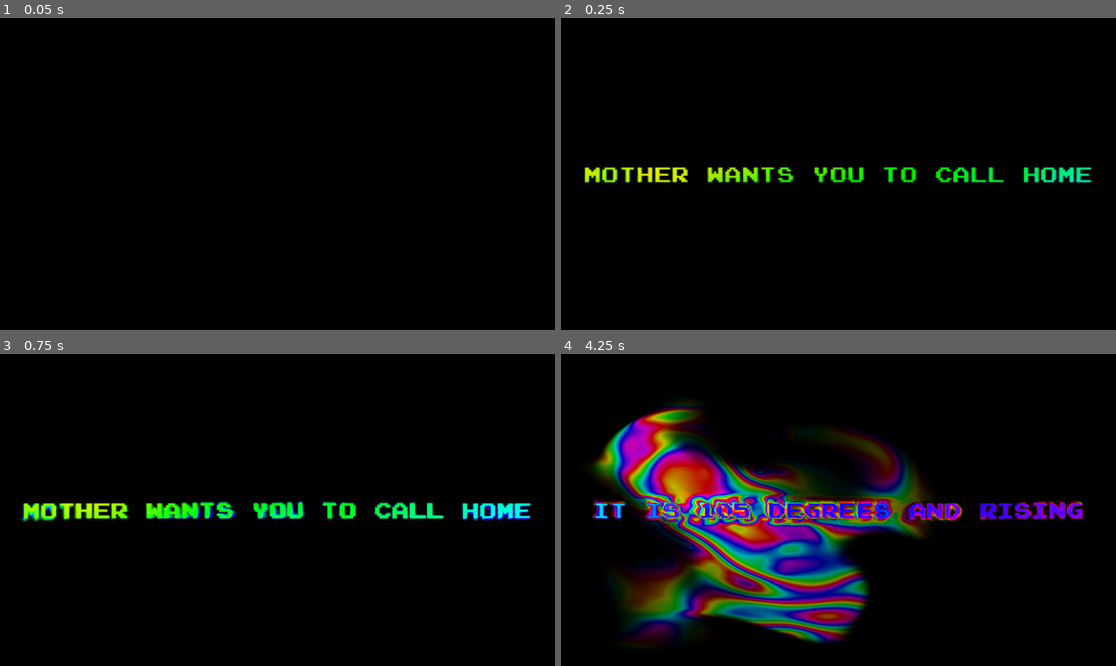
Above: before the commit, frames 1-4 (two rows, left to right).
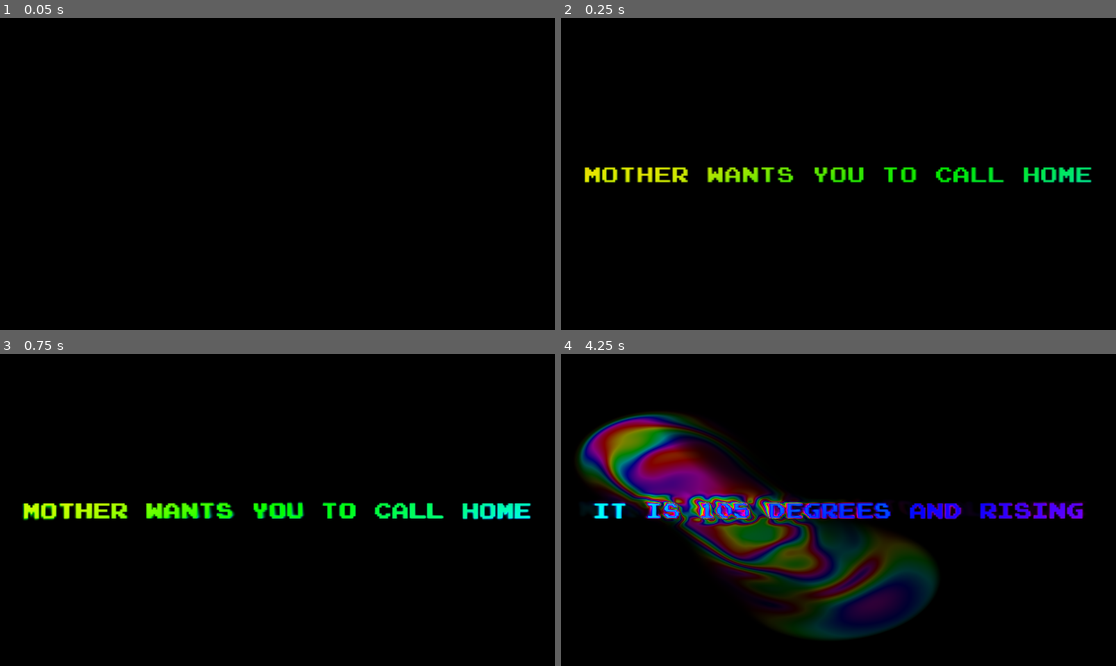
Above: after the commit, the same moments.

Repository: jake-schlaerth/audio-poc
Game: Godot game, scene res://fluid/fluid_sim.tscn
The game is run twice, just before and just after one commit, with the same random seed, the same clock (stepped at 60 frames per second) and the same inputs.
Inputs (mouse positions are in pixels of both pictures, inside the frame that each line leads up to):
- Up to frame 1 (0.05 s): no input
- Up to frame 2 (0.25 s): no input
- Up to frame 3 (0.75 s): move the mouse to (399, 494) at 0.52 s; click (399, 494) at 0.67 s
- Up to frame 4 (4.25 s): tap Space at 0.77, 3.77 s; drag from (727, 525) to (810, 572) at 1.27 s; move the mouse to (894, 441) at 2.02 s; click (894, 441) at 2.17 s; drag from (810, 572) to (672, 463) at 2.77 s; move the mouse to (1005, 556) at 3.52 s; click (1005, 556) at 3.67 s

Frame 1 is identical in both runs. In frame 2, 0.6% of the frame differs, in the area x 4-96%, y 47-53%; in frame 3, 2.3%; in frame 4, 32%, in the area x 3-95%, y 15-93%.

Commit message:
Don't clear the field on phrase change; let old ink dissipate
Reverts the transition clear pulse. On a phrase change the old dye is
just left to fade at the normal dissipation rate while the new phrase
writes in over it. A short u_text_settle instead damps velocity across
the field for ~0.6s so the outgoing phrase's accumulated stir energy
bleeds off and it settles in place rather than billowing (dye is not
touched). Faster dissipation (0.9955 -> 0.989, letters stay pinned by
maintenance injection regardless) and lighter stir (0.03 -> 0.02) keep
shed dye reined in around the letters.

Co-Authored-By: Claude Sonnet 5 <noreply@anthropic.com>
Claude-Session: https://claude.ai/code/session_01LC5ZjmL3oh1QydLG7YGKHK

Diff:
--- a/fluid/fluid_sim.gd
+++ b/fluid/fluid_sim.gd
@@ -34,7 +34,7 @@
 @export_range(0.0001, 4.0) var viscosity: float = 1.2
 @export_range(0.0, 5.0) var vorticity: float = 0.5
 ## Dye retention per step (1.0 = never fades).
-@export_range(0.9, 1.0, 0.0005) var dissipation: float = 0.9955
+@export_range(0.9, 1.0, 0.0005) var dissipation: float = 0.989
 @export_range(0.0, 0.25) var dye_diffuse: float = 0.0025
 @export_range(0.0, 1.0) var ambient_flow: float = 0.0
 @export_range(0.5, 12.0) var ambient_scale: float = 3.0
@@ -74,9 +74,9 @@
 @export_range(0.0, 1.0) var text_ink_strength: float = 0.25
 @export_range(0.0, 1.0) var text_ink_maintain: float = 0.12
 @export_range(0.0, 4.0) var text_ink_fade_in: float = 0.5
-@export_range(0.0, 3.0) var text_ink_transition: float = 0.7
-@export_range(0.0, 1.0) var text_ink_calm: float = 0.92
-@export_range(0.0, 0.3) var text_ink_stir: float = 0.04
+@export_range(0.0, 2.0) var text_ink_settle: float = 0.6
+@export_range(0.0, 1.0) var text_ink_calm: float = 0.95
+@export_range(0.0, 0.3) var text_ink_stir: float = 0.02
 @export_range(0.5, 16.0) var text_ink_stir_scale: float = 6.0
 @export_range(0.0, 2.0) var text_ink_stir_speed: float = 0.35
 @export_range(0.0, 3.0) var text_ink_stir_music: float = 0.4
@@ -104,7 +104,7 @@
 var _motion_accum: float = 0.0
 
 var _ink_age: float = -1.0
-var _transition_age: float = -1.0
+var _settle_age: float = -1.0
 
 ## Sparks currently in the air. Empty between text changes.
 var _sparks: Array[Spark] = []
@@ -279,8 +279,8 @@
 
 
 func _on_phrase_changed(phrase: String, _index: int) -> void:
-	if _ink_age >= 0.0 or _ink_label.text != "":
-		_transition_age = 0.0
+	if _ink_age >= 0.0:
+		_settle_age = 0.0
 	_ink_label.text = phrase
 	_ink_age = 0.0 if not phrase.strip_edges().is_empty() else -1.0
 
@@ -303,14 +303,14 @@
 			inject = maintain
 			calm = 1.0
 
-	var clear_t: float = 0.0
-	if _transition_age >= 0.0:
-		_transition_age += delta
-		var trans: float = maxf(text_ink_transition, 0.0001)
-		if _transition_age >= trans:
-			_transition_age = -1.0
+	var settle: float = 0.0
+	if _settle_age >= 0.0:
+		_settle_age += delta
+		var settle_time: float = maxf(text_ink_settle, 0.0001)
+		if _settle_age >= settle_time:
+			_settle_age = -1.0
 		else:
-			clear_t = 1.0 - _transition_age / trans
+			settle = 1.0 - _settle_age / settle_time
 
 	var presence: float = clampf(calm, 0.0, 1.0)
 	_sim_material.set_shader_parameter("u_text_mask", _text_mask.get_texture())
@@ -319,8 +319,8 @@
 	_sim_material.set_shader_parameter("u_text_stir", presence * text_ink_stir)
 	_sim_material.set_shader_parameter("u_text_stir_scale", text_ink_stir_scale)
 	_sim_material.set_shader_parameter("u_text_stir_speed", text_ink_stir_speed)
-	_sim_material.set_shader_parameter("u_text_clear", clear_t)
-	_motion_accum += maxf(presence, clear_t) * text_ink_stir_music * delta
+	_sim_material.set_shader_parameter("u_text_settle", settle)
+	_motion_accum += presence * text_ink_stir_music * delta
 
 
 func _input(event: InputEvent) -> void:
--- a/fluid/fluid_sim.gdshader
+++ b/fluid/fluid_sim.gdshader
@@ -40,7 +40,7 @@
 uniform float u_text_stir      = 0.0;
 uniform float u_text_stir_scale = 6.0;
 uniform float u_text_stir_speed = 0.35;
-uniform float u_text_clear      = 0.0;
+uniform float u_text_settle     = 0.0;
 
 uniform float u_ambient_flow  = 0.0;
 uniform float u_ambient_scale  = 3.0;
@@ -131,16 +131,8 @@
 			dye += influence * 0.5;
 		}
 
-		if (u_text_amount > 0.0 || u_text_calm > 0.0 || u_text_stir > 0.0 || u_text_clear > 0.0) {
+		if (u_text_amount > 0.0 || u_text_calm > 0.0 || u_text_stir > 0.0) {
 			float m = texture(u_text_mask, uv).r;
-
-			if (u_text_clear > 0.0) {
-				float k = u_text_clear * (1.0 - m);
-				dye *= mix(1.0, 0.85, k);
-				vec2 cn = curlNoise(uv * 4.0 - u_time * 0.5);
-				newVel += cn * k * 0.09;
-			}
-
 			dye += m * u_text_amount;
 			newVel = mix(newVel, vec2(0.0), clamp(m * u_text_calm, 0.0, 1.0));
 
@@ -153,6 +145,8 @@
 			newVel += swirl * md * u_text_stir;
 		}
 
+		newVel *= mix(1.0, 0.9, u_text_settle);
+
 		newVel = clamp(newVel, vec2(-1.0), vec2(1.0));
 		pressure = clamp(pressure, -1.0, 1.0);
 		dye = clamp(dye, 0.0, 1.0);
